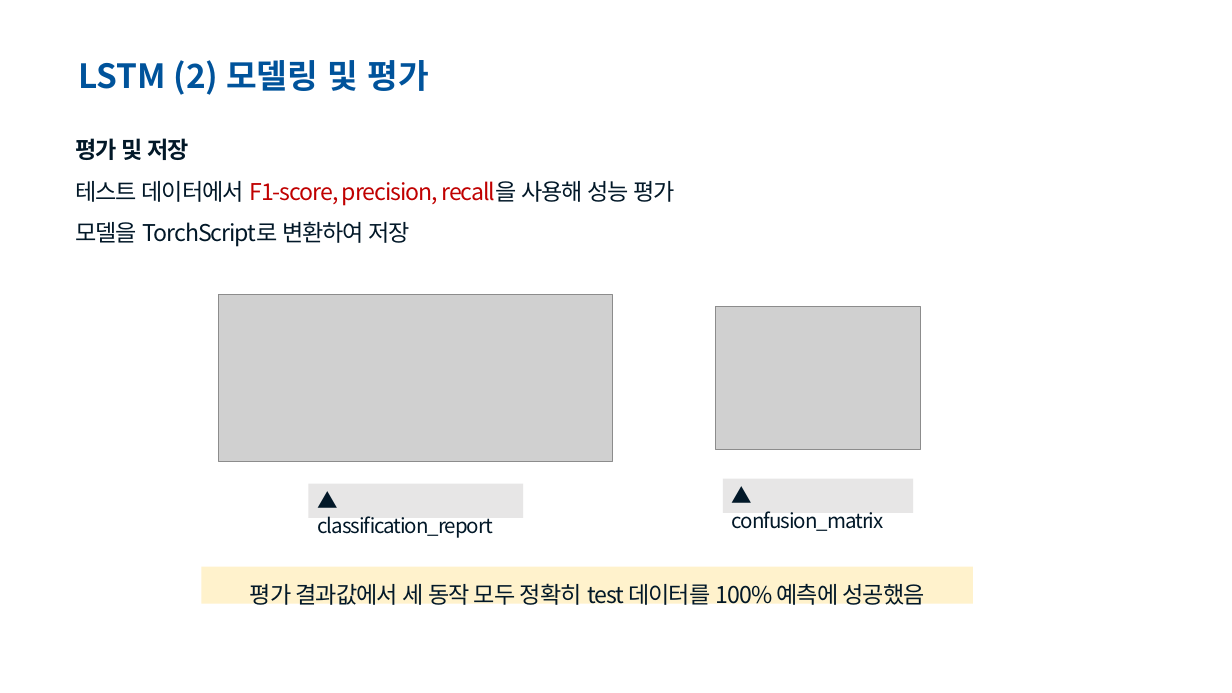
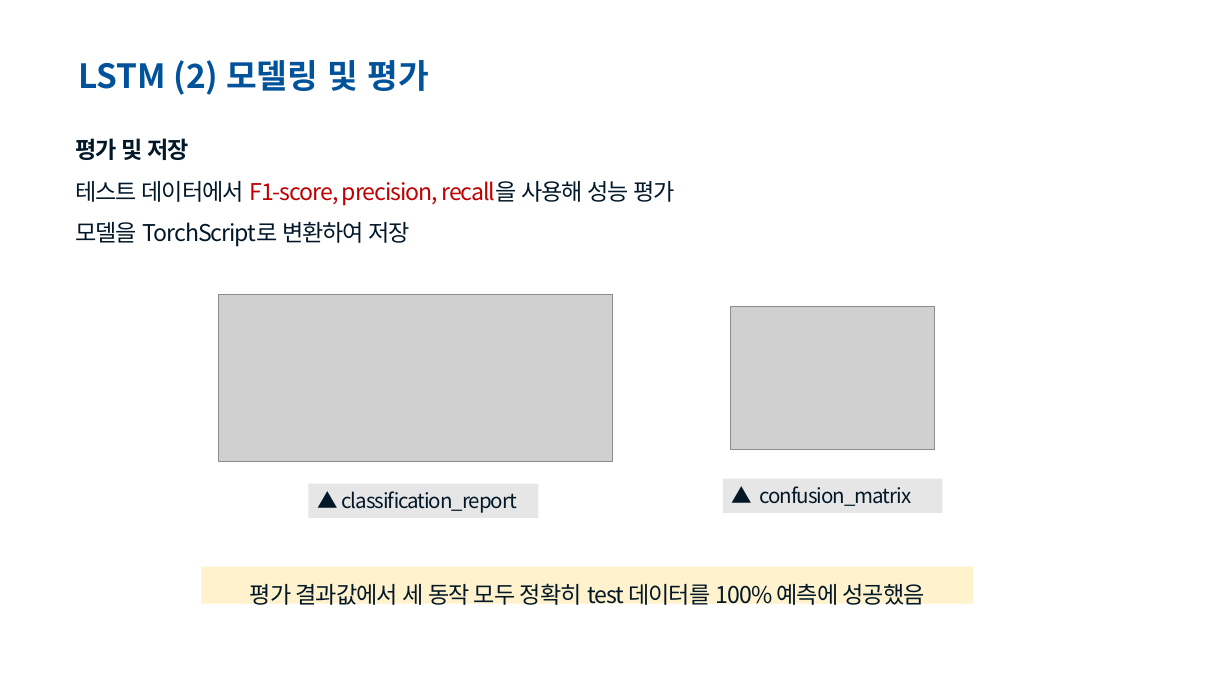
Before and after one commit to ezypzylemon/mini2, a slide deck: slide 7 of 발표자료.pptx. Drawn at 1232x693 pixels with LibreOffice and Linux fonts; fonts in the diff are those of the drawing; grey boxes stand for pictures. Boxes give left, top, right and bottom in pixels: in the first picture for what was removed or moved away, otherwise in the second. Text is boxed around its words. In the diff, an @@ line names an element or a change of style, - is before the commit and + after.

```diff
--- a/발표자료.pptx
+++ b/발표자료.pptx
@@ picture moved from (x1=716, y1=306, x2=921, y2=449) to (x1=731, y1=307, x2=935, y2=450) @@
@@ rectangle "▲ confusion_matrix" resized from (x1=723, y1=479, x2=913, y2=513) to (x1=723, y1=479, x2=943, y2=513) @@
@@ rectangle "▲ classification_report" resized from (x1=309, y1=484, x2=524, y2=518) to (x1=309, y1=484, x2=539, y2=518) @@
```
Also in this commit, not shown: 2 other slides changed.
